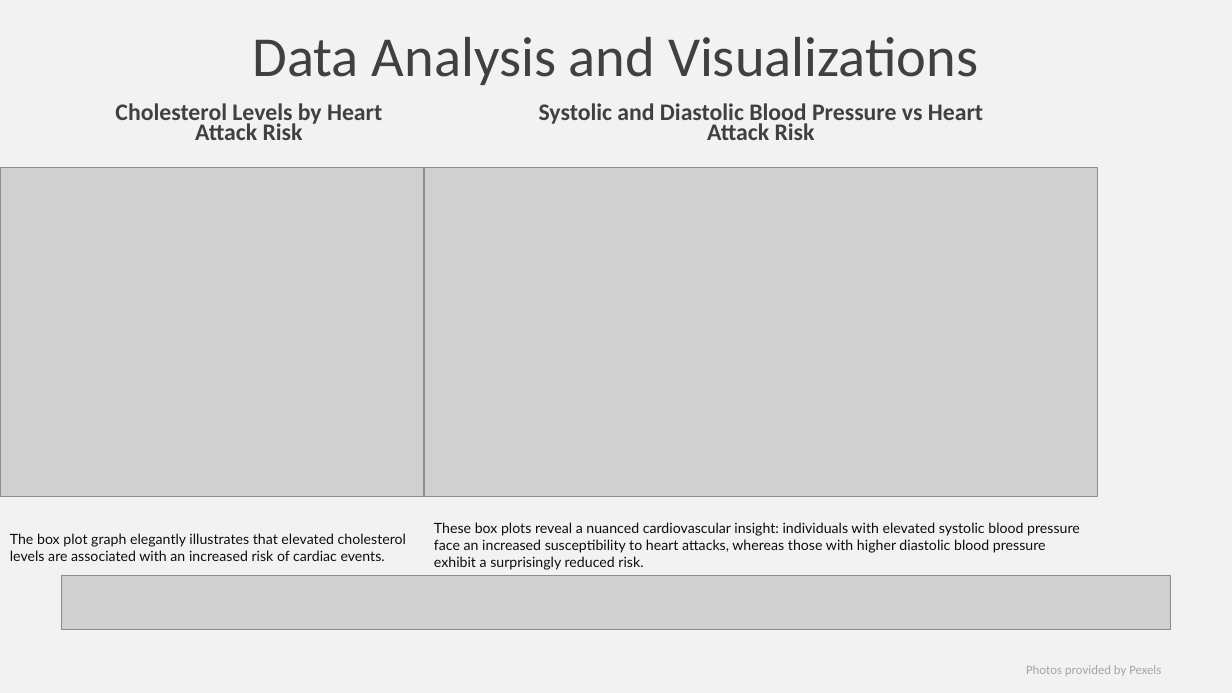
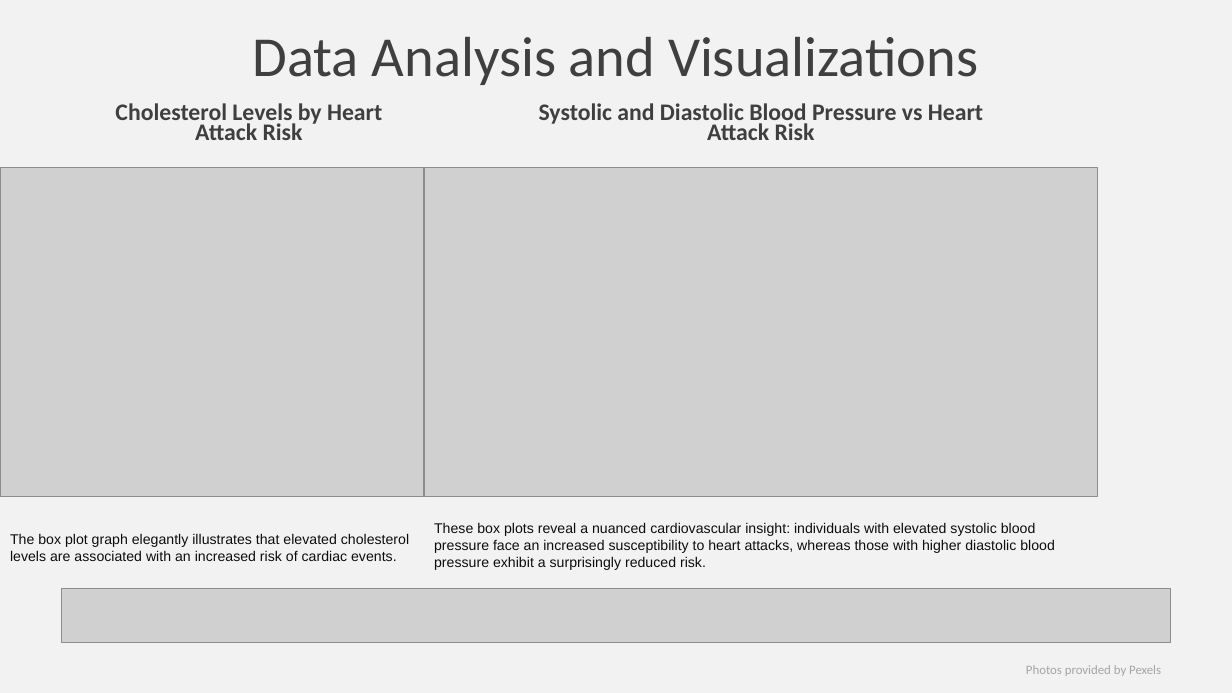
Before and after one commit to Arnawutu/Project4Group7, a slide deck: slide 10 of Heart_Risk_Data_Analysis_Project_4.pptx (slide 7 before the commit). Drawn at 1232x693 pixels with LibreOffice and Linux fonts; fonts in the diff are those of the drawing; grey boxes stand for pictures. Boxes give left, top, right and bottom in pixels: in the first picture for what was removed or moved away, otherwise in the second. Text is boxed around its words. In the diff, an @@ line names an element or a change of style, - is before the commit and + after.

```diff
--- a/Heart_Risk_Data_Analysis_Project_4.pptx
+++ b/Heart_Risk_Data_Analysis_Project_4.pptx
@@ text "The box plot graph elegantly ..." at (10, 533, 409, 561): font Lato to Arial @@
@@ text "These box plots reveal a ..." at (434, 522, 1055, 570): font Lato to Arial @@
@@ picture: place and size @@
-picture at (62, 576, 1171, 630)
+picture at (62, 588, 1171, 642)
```
Also in this commit, not shown: 8 other slides changed, 3 slides added, 2 slides removed.
